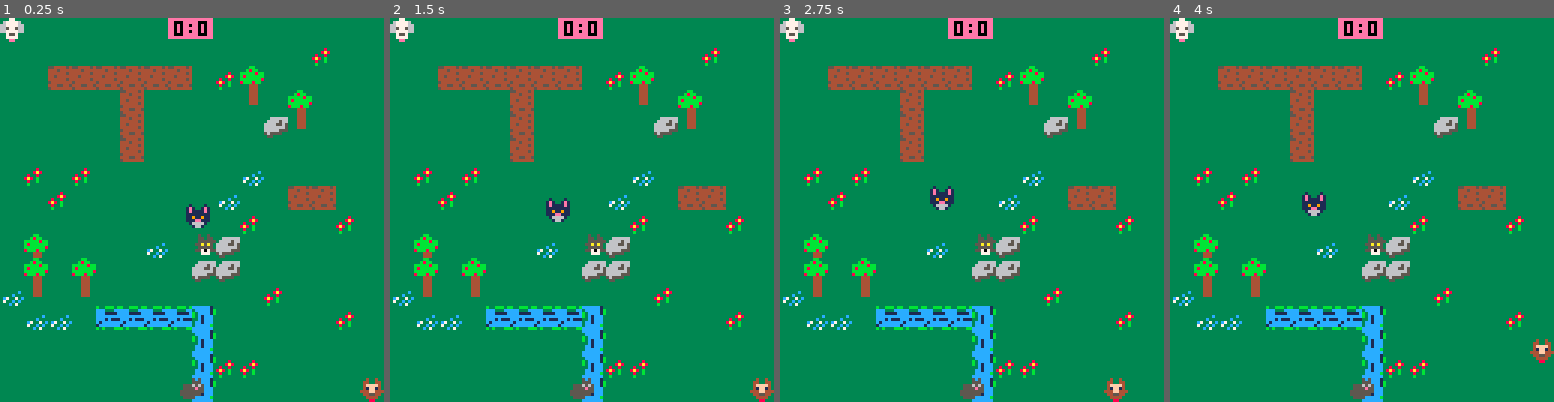
Above: before the commit, frames 1-4 (left to right).
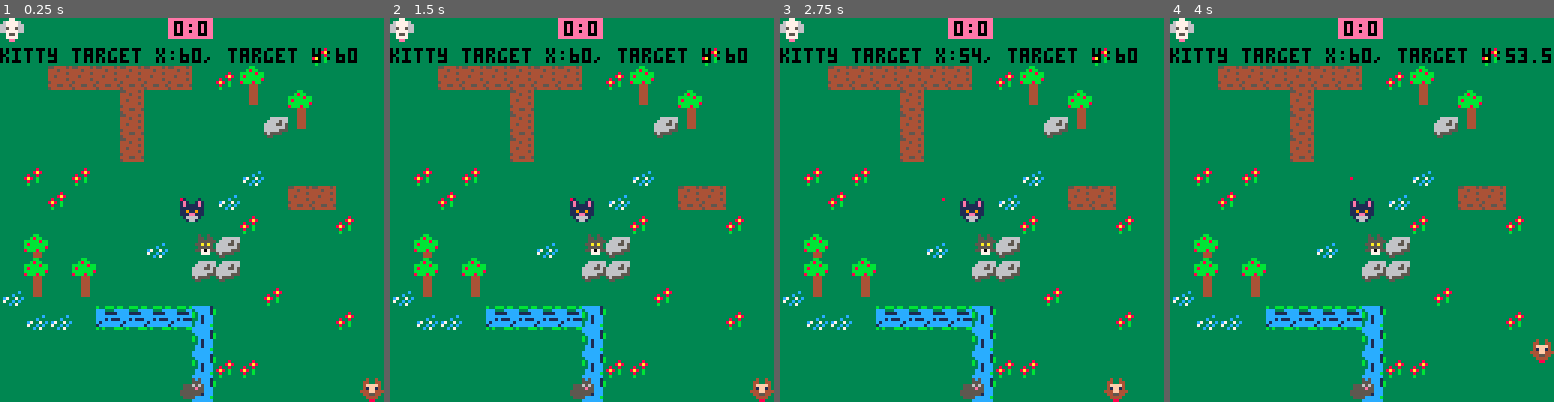
Above: after the commit, the same moments.

Repository: kristineberge/feikpico
Game: PICO-8 cartridge ekpico.p8
The game is run twice, just before and just after one commit, with the same random seed, the same clock (stepped at 60 frames per second) and the same inputs.
Inputs:
- Up to frame 1 (0.25 s): no input
- Up to frame 2 (1.5 s): tap O (Z key) at 0.33, 0.7, 1.43 s
- Up to frame 3 (2.75 s): hold Left 1.97-2.37 s; tap O (Z key) at 2.22 s; hold Down from 2.42 s (still down)
- Up to frame 4 (4 s): release Down at 2.82 s; hold Right 2.87-3.53 s; tap O (Z key) at 3.1, 3.98 s; hold Up from 3.58 s (still down)

The runs differ from the first frame. In frame 1, 1.8% of the frame differs, in the area x 0-93%, y 7-55%; in frame 2, 2.0%; in frame 3, 2.0%; in frame 4, 2.1%, in the area x 0-100%, y 7-54%.

Commit message:
kitty cat move! kitty cat MOVE!

Diff:
--- a/main.lua
+++ b/main.lua
@@ -5,9 +5,9 @@
 mouse_sprite = {x = 24, y = 0, w = 8, h = 8}
 sprites = {cat_sprite, mouse_sprite, dog_sprite_one, dog_sprite_two}
 
-dog_one = {sx = 0, sy = 0, p = 0, m = 1, sprite = dog_sprite_one}
-dog_two = {sx = 120, sy = 120, p = 0, m = 1, sprite = dog_sprite_two}
-cat = {sx = 60, sy = 60, sprite = cat_sprite}
+dog_one = {sx = 0, sy = 0, p = 0, sprite = dog_sprite_one}
+dog_two = {sx = 120, sy = 120, p = 0, sprite = dog_sprite_two}
+cat = {sx = 60, sy = 60, target_x = 60, target_y = 60, sprite = cat_sprite}
 mouse = {sx = 60, sy = 120, sprite = mouse_sprite}
 
 entities = {dog_one, dog_two, cat, mouse}
@@ -128,25 +128,18 @@
         for entity in all(entities) do draw_entity(entity) end
     end
     draw_points()
-end
-
-function gravity(mover, gravity_objects)
-    local x = mover.x
-    local y = mover.y
-
-    for obj in all(gravity_objects) do
-        local dx = mover.x - obj.x
-        local dy = mover.y - obj.y
-        local d = sqrt(dx * dx + dy * dy) / obj.m
-        x = mover.x + dx * d
-        y = mover.y + dy * d
-    end
-
-    if (not is_blocked(x, y)) then
-        mover.x = x
-        mover.y = y
-    end
-
+
+    print("kitty target x:" .. cat.target_x .. ", target y:" .. cat.target_y, 0,
+          10)
+    pset(cat.target_x, cat.target_y, 8)
+end
+
+function target_acquisition(mover, obj1, obj2)
+    local x = max(obj1.x, obj2.x) - (abs(obj1.x - obj2.x) / 2)
+    local y = max(obj1.y, obj2.y) - (abs(obj1.y - obj2.y) / 2)
+
+    mover.target_x = x
+    mover.target_y = y
 end
 
 function random_move(entity)
@@ -242,7 +235,8 @@
         end
     end
 
-    random_move(cat)
-    gravity(cat, {dog_one, dog_two})
-
-end
+    -- random_move(cat)
+    -- TODO: a* to target
+    target_acquisition(cat, dog_one, dog_two)
+
+end
